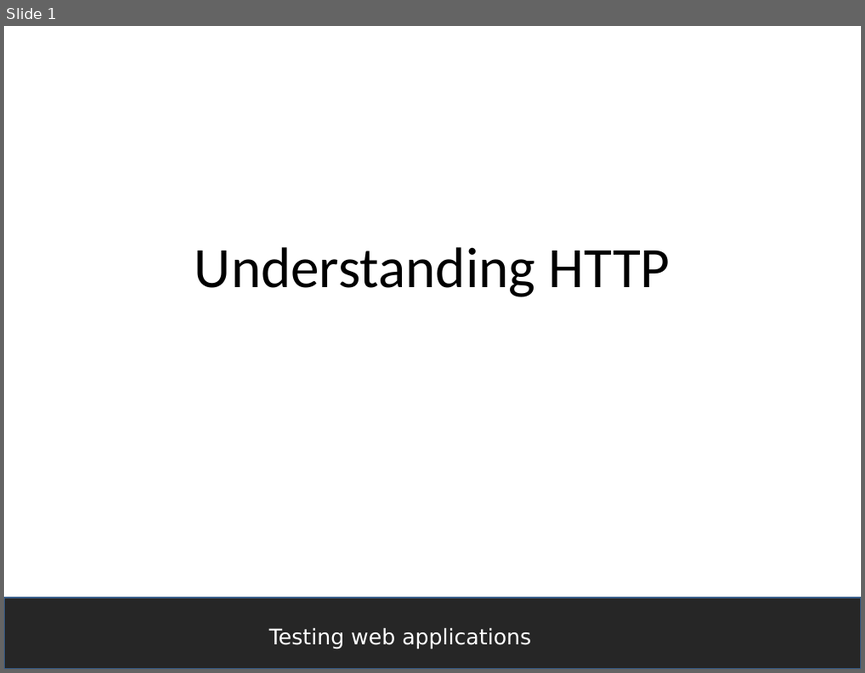
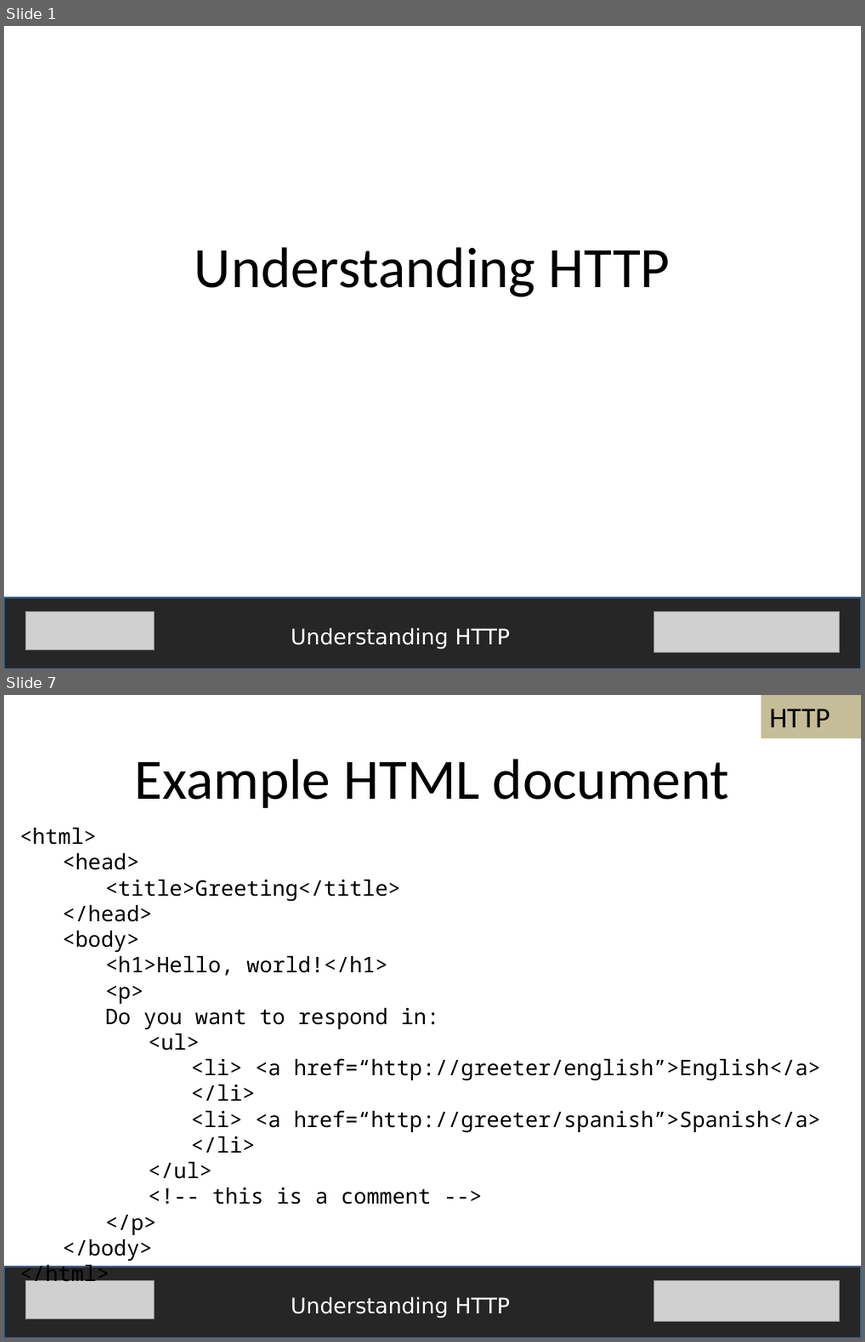
Before and after one commit to fijiaaron/testing-web-apps-and-services, a slide deck: presentations/Understanding HTTP.pptx. Shown one above the other, each under a label of ours: slide 1 before the commit, slides 1 and 7 after it; the slides between them are not shown. The pictures are 865x673 and 865x1342 pixels, drawn with LibreOffice and Linux fonts; fonts in the diff are those of the drawing; grey boxes stand for pictures. Boxes give left, top, right and bottom in pixels: in the first picture for what was removed or moved away, otherwise in the second. Text is boxed around its words. In the diff, an @@ line names an element or a change of style, - is before the commit and + after.

Commit message:
finished understanding web services presentation

```diff
--- a/presentations/Understanding HTTP.pptx
+++ b/presentations/Understanding HTTP.pptx
@@ slide 7 added at [4,695,861,1338], background #FFFFFF @@
@@ rectangle added at [760,695,861,737], fill #C4BD97, 24 pt, text #000000 @@
+HTTP
@@ text added at [135,759,729,808], 48 pt, text #000000 @@
+Example HTML document
@@ text added at [19,828,821,1235], 18 pt, text #000000 @@
+<html>
+  <head>
+    <title>Greeting</title>
+  </head>
+  <body>
+    <h1>Hello, world!</h1>
+    <p>
+    Do you want to respond in:
+      <ul>
+        <li> <a href=“http://greeter/english”>English</a> </li>
+        <li> <a href=“http://greeter/spanish”>Spanish</a> </li>
+      </ul>
+      <!-- this is a comment -->
+    </p>
+  </body>
+</html>
@@ rectangle added at [4,1266,861,1338], fill #262626, outline #3A5F8C 2 pt @@
@@ picture added at [25,1280,154,1319] @@
@@ picture added at [653,1280,840,1321] @@
@@ text added at [290,1297,510,1318], 18 pt, text #FFFFFF @@
+Understanding HTTP
@@ slide 1 changed as well @@
@@ picture added at [25,611,154,650] @@
@@ picture added at [653,611,840,652] @@
@@ text at [290,628,510,649]: text changed @@
-Testing web applications
+Understanding HTTP
```
Also in this commit, not shown: 20 other slides added, 2 other files.
